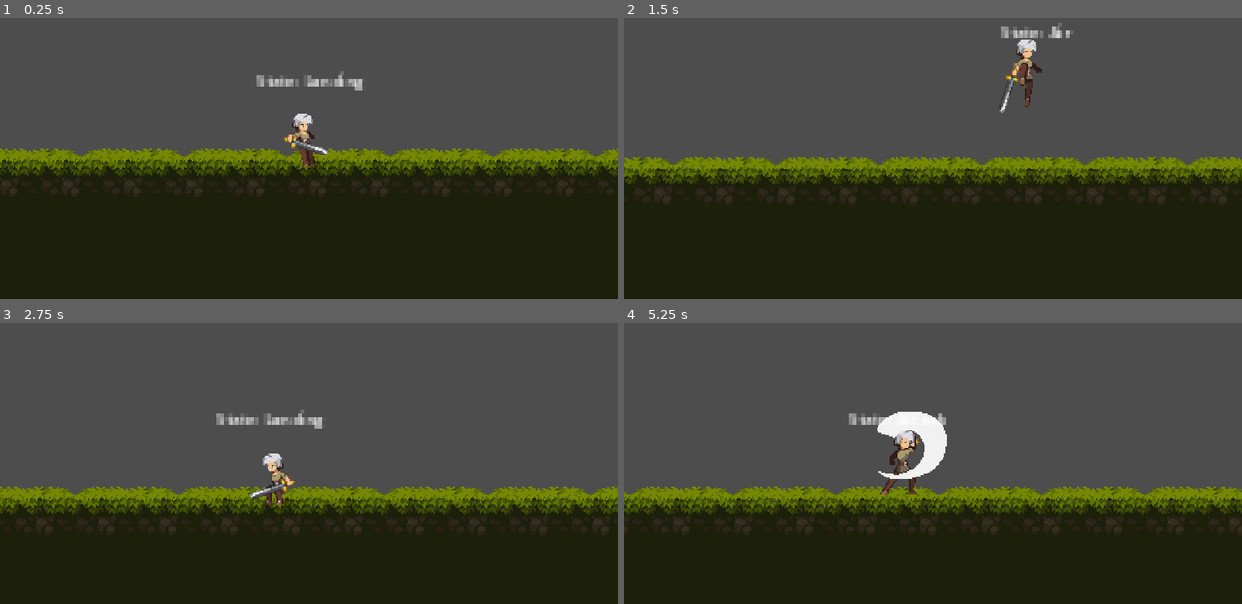
Above: before the commit, frames 1-4 (two rows, left to right).
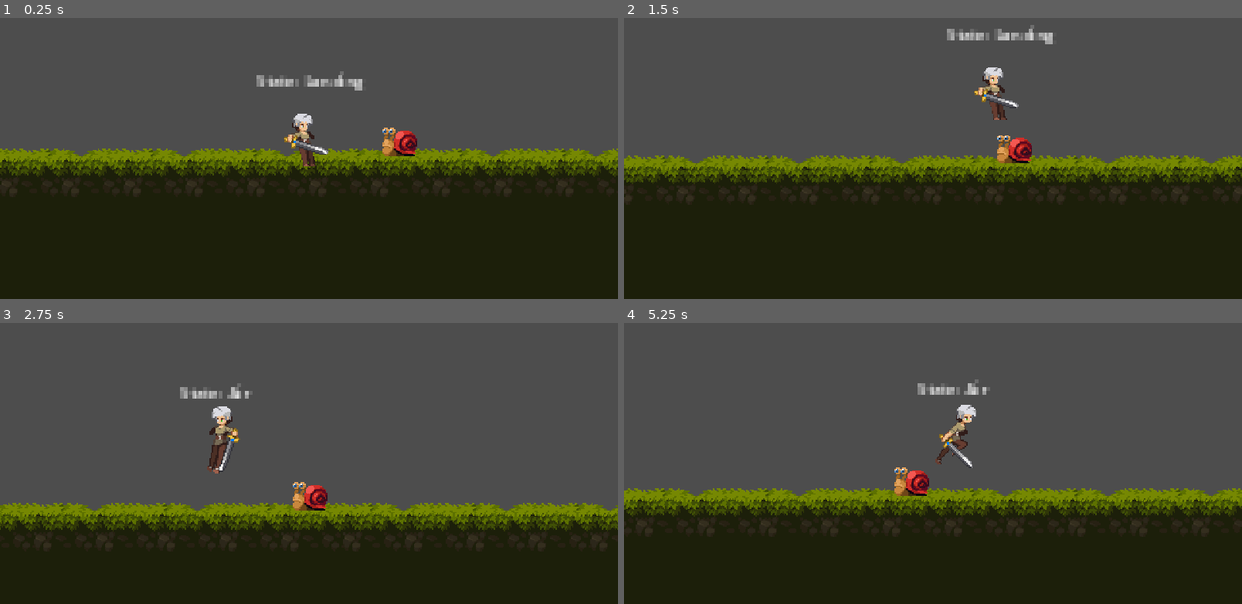
Above: after the commit, the same moments.

Repository: ericvennemeyer/ChrisTutorials2DPlatformer
Game: Godot game, scene res://Levels/test_level.tscn
Two runs of this game, one before a commit and one after it. Both use one fixed random seed, a clock stepped at 60 frames per second and the inputs below.
Inputs:
- Up to frame 1 (0.25 s): no input
- Up to frame 2 (1.5 s): hold F (attack) 0.53-1.28 s; hold D (move_right) from 0.53 s (still down); tap Space (jump) at 0.77, 0.8, 1.07, 1.35 s
- Up to frame 3 (2.75 s): tap Space (jump) at 1.52, 1.82, 2.3 s; tap F (attack) at 1.55 s; release D (move_right) at 2.03 s; hold A (move_left) from 2.03 s (still down); hold F (attack) from 2.03 s (still down)
- Up to frame 4 (5.25 s): release A (move_left) at 2.78 s; release F (attack) at 2.78 s; hold D (move_right) 2.78-4.28 s; tap F (attack) at 2.85, 4.35 s; tap Space (jump) at 3.02, 3.32, 4.52, 4.82 s; hold Space (jump) 3.53-4.28 s; hold A (move_left) 4.28-5.03 s; hold D (move_right) from 5.03 s (still down); hold F (attack) from 5.03 s (still down)

The runs differ from the first frame. In frame 1, 0.5% of the frame differs, in the area x 61-68%, y 39-50%; in frame 2, 7.2%; in frame 3, 14%, in the area x 0-100%, y 21-78%; in frame 4, 8.3%.

Commit message:
Add sword damage. Create initial snail enemy.

Diff:
--- a/Character/GroundState.gd
+++ b/Character/GroundState.gd
@@ -14,9 +14,9 @@
 
 
 func state_input(event: InputEvent):
-	if Input.is_action_just_pressed("jump"):
+	if event.is_action_pressed("jump"):
 		jump()
-	if Input.is_action_just_pressed("attack"):
+	if event.is_action_pressed("attack"):
 		attack()
 
 
--- /dev/null
+++ b/Character/SwordAttackArea.gd
@@ -0,0 +1,13 @@
+extends Area2D
+
+@export var damage: int = 5
+
+
+func _ready() -> void:
+	monitoring = false
+
+
+func _on_body_entered(body: Node2D) -> void:
+	for child in body.get_children():
+		if child is Damageable:
+			child.hit(damage)
--- a/Character/player.tscn
+++ b/Character/player.tscn
@@ -12,6 +12,7 @@
 [ext_resource type="Script" path="res://Character/LandingState.gd" id="10_0721l"]
 [ext_resource type="Script" path="res://Character/Attack.gd" id="11_h2pu6"]
 [ext_resource type="Script" path="res://Character/StateDebugLabel.gd" id="11_n28jx"]
+[ext_resource type="Script" path="res://Character/SwordAttackArea.gd" id="13_7nq60"]
 
 [sub_resource type="CapsuleShape2D" id="CapsuleShape2D_aieis"]
 radius = 8.0
@@ -273,6 +274,18 @@
 "update": 1,
 "values": [0, 1, 2, 3]
 }
+tracks/3/type = "value"
+tracks/3/imported = false
+tracks/3/enabled = true
+tracks/3/path = NodePath("SwordAttackArea:monitoring")
+tracks/3/interp = 1
+tracks/3/loop_wrap = true
+tracks/3/keys = {
+"times": PackedFloat32Array(0.1, 0.2),
+"transitions": PackedFloat32Array(1, 1),
+"update": 1,
+"values": [true, false]
+}
 
 [sub_resource type="Animation" id="Animation_la123"]
 resource_name = "animation2"
@@ -312,6 +325,18 @@
 "transitions": PackedFloat32Array(1, 1, 1, 1),
 "update": 1,
 "values": [4, 5, 6, 7]
+}
+tracks/3/type = "value"
+tracks/3/imported = false
+tracks/3/enabled = true
+tracks/3/path = NodePath("SwordAttackArea:monitoring")
+tracks/3/interp = 1
+tracks/3/loop_wrap = true
+tracks/3/keys = {
+"times": PackedFloat32Array(0.1, 0.2),
+"transitions": PackedFloat32Array(1, 1),
+"update": 1,
+"values": [true, false]
 }
 
 [sub_resource type="AnimationLibrary" id="AnimationLibrary_7t7vh"]
@@ -401,6 +426,9 @@
 [sub_resource type="LabelSettings" id="LabelSettings_j74qe"]
 font_size = 12
 
+[sub_resource type="RectangleShape2D" id="RectangleShape2D_6wvve"]
+size = Vector2(25, 50)
+
 [node name="Player" type="CharacterBody2D"]
 script = ExtResource("1_qiowy")
 
@@ -409,7 +437,7 @@
 shape = SubResource("CapsuleShape2D_aieis")
 
 [node name="Sprite2D" type="Sprite2D" parent="."]
-texture = ExtResource("3_f8ho0")
+texture = ExtResource("6_m5b2r")
 hframes = 8
 
 [node name="AnimationPlayer" type="AnimationPlayer" parent="."]
@@ -464,5 +492,13 @@
 script = ExtResource("11_n28jx")
 state_machine = NodePath("../CharacterStateMachine")
 
+[node name="SwordAttackArea" type="Area2D" parent="."]
+script = ExtResource("13_7nq60")
+
+[node name="CollisionShape2D" type="CollisionShape2D" parent="SwordAttackArea"]
+position = Vector2(28.5, -1)
+shape = SubResource("RectangleShape2D_6wvve")
+
 [connection signal="animation_finished" from="AnimationTree" to="CharacterStateMachine/Landing" method="_on_animation_tree_animation_finished"]
 [connection signal="animation_finished" from="AnimationTree" to="CharacterStateMachine/Attack" method="_on_animation_tree_animation_finished"]
+[connection signal="body_entered" from="SwordAttackArea" to="SwordAttackArea" method="_on_body_entered"]
--- /dev/null
+++ b/Enemies/Snail/Damageable.gd
@@ -0,0 +1,13 @@
+class_name Damageable
+extends Node
+
+@export var actor: CharacterBody2D
+@export var health: int = 20
+
+
+func hit(damage: int):
+	health -= damage
+	print("Snail took " + str(damage) + " damage")
+
+	if health <= 0:
+		actor.queue_free()
--- /dev/null
+++ b/Enemies/Snail/snail.tscn
@@ -0,0 +1,88 @@
+[gd_scene load_steps=7 format=3 uid="uid://py2uj3m4hnuo"]
+
+[ext_resource type="Texture2D" uid="uid://dlfy85jq6jt3m" path="res://Art/Legacy-Fantasy - High Forest 2.3/Mob/Snail/walk-Sheet.png" id="1_qbwvu"]
+[ext_resource type="Script" path="res://Enemies/Snail/Damageable.gd" id="2_mv2o3"]
+
+[sub_resource type="RectangleShape2D" id="RectangleShape2D_w5f5n"]
+size = Vector2(27, 26)
+
+[sub_resource type="Animation" id="Animation_2qb2k"]
+resource_name = "walk"
+length = 0.8
+loop_mode = 1
+tracks/0/type = "value"
+tracks/0/imported = false
+tracks/0/enabled = true
+tracks/0/path = NodePath("Sprite2D:texture")
+tracks/0/interp = 1
+tracks/0/loop_wrap = true
+tracks/0/keys = {
+"times": PackedFloat32Array(0),
+"transitions": PackedFloat32Array(1),
+"update": 1,
+"values": [ExtResource("1_qbwvu")]
+}
+tracks/1/type = "value"
+tracks/1/imported = false
+tracks/1/enabled = true
+tracks/1/path = NodePath("Sprite2D:hframes")
+tracks/1/interp = 1
+tracks/1/loop_wrap = true
+tracks/1/keys = {
+"times": PackedFloat32Array(0),
+"transitions": PackedFloat32Array(1),
+"update": 1,
+"values": [8]
+}
+tracks/2/type = "value"
+tracks/2/imported = false
+tracks/2/enabled = true
+tracks/2/path = NodePath("Sprite2D:frame")
+tracks/2/interp = 1
+tracks/2/loop_wrap = true
+tracks/2/keys = {
+"times": PackedFloat32Array(0, 0.1, 0.2, 0.3, 0.4, 0.5, 0.6, 0.7),
+"transitions": PackedFloat32Array(1, 1, 1, 1, 1, 1, 1, 1),
+"update": 1,
+"values": [0, 1, 2, 3, 4, 5, 6, 7]
+}
+
+[sub_resource type="Animation" id="Animation_71p7x"]
+length = 0.001
+tracks/0/type = "value"
+tracks/0/imported = false
+tracks/0/enabled = true
+tracks/0/path = NodePath("Sprite2D:frame")
+tracks/0/interp = 1
+tracks/0/loop_wrap = true
+tracks/0/keys = {
+"times": PackedFloat32Array(0),
+"transitions": PackedFloat32Array(1),
+"update": 1,
+"values": [0]
+}
+
+[sub_resource type="AnimationLibrary" id="AnimationLibrary_lqf3p"]
+_data = {
+"RESET": SubResource("Animation_71p7x"),
+"walk": SubResource("Animation_2qb2k")
+}
+
+[node name="Snail" type="CharacterBody2D"]
+
+[node name="CollisionShape2D" type="CollisionShape2D" parent="."]
+position = Vector2(0.5, 3)
+shape = SubResource("RectangleShape2D_w5f5n")
+
+[node name="Sprite2D" type="Sprite2D" parent="."]
+texture = ExtResource("1_qbwvu")
+hframes = 8
+
+[node name="AnimationPlayer" type="AnimationPlayer" parent="."]
+libraries = {
+"": SubResource("AnimationLibrary_lqf3p")
+}
+
+[node name="Damageable" type="Node" parent="." node_paths=PackedStringArray("actor")]
+script = ExtResource("2_mv2o3")
+actor = NodePath("..")
--- a/Levels/test_level.tscn
+++ b/Levels/test_level.tscn
@@ -1,7 +1,8 @@
-[gd_scene load_steps=5 format=3 uid="uid://c4yumcnunxcjm"]
+[gd_scene load_steps=6 format=3 uid="uid://c4yumcnunxcjm"]
 
 [ext_resource type="Texture2D" uid="uid://cs2xq0wmf23yd" path="res://Art/Legacy-Fantasy - High Forest 2.3/Assets/Tiles.png" id="1_ej5ax"]
 [ext_resource type="PackedScene" uid="uid://c2iqlmf2hntm5" path="res://Character/player.tscn" id="2_1kkm5"]
+[ext_resource type="PackedScene" uid="uid://py2uj3m4hnuo" path="res://Enemies/Snail/snail.tscn" id="3_8thij"]
 
 [sub_resource type="TileSetAtlasSource" id="TileSetAtlasSource_no7uv"]
 texture = ExtResource("1_ej5ax")
@@ -1463,3 +1464,6 @@
 position_smoothing_enabled = true
 drag_horizontal_enabled = true
 drag_vertical_enabled = true
+
+[node name="Snail" parent="." instance=ExtResource("3_8thij")]
+position = Vector2(151, 176)
Not shown: 1 places in Character/player.tscn that only renumber resources
